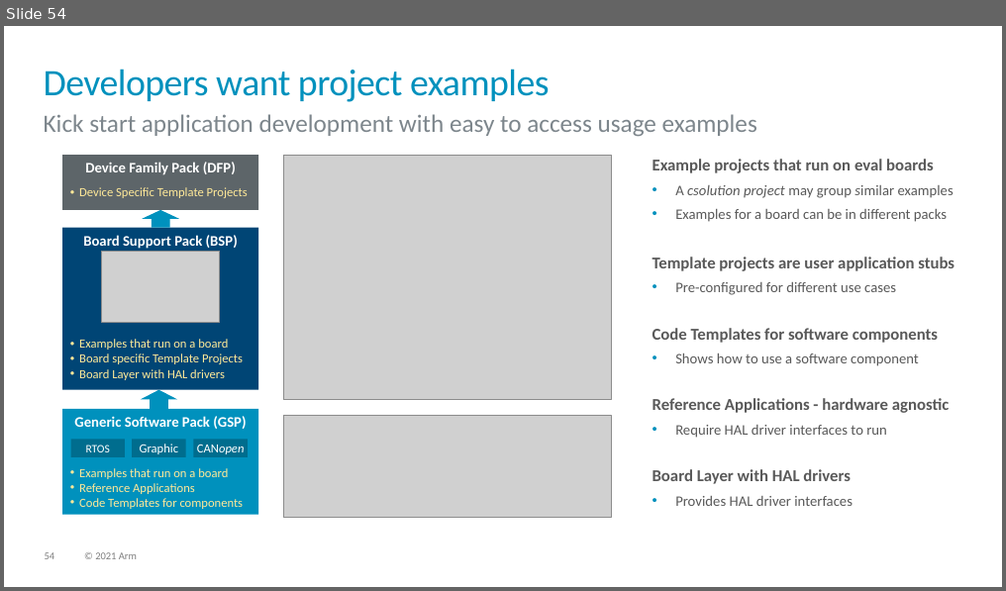
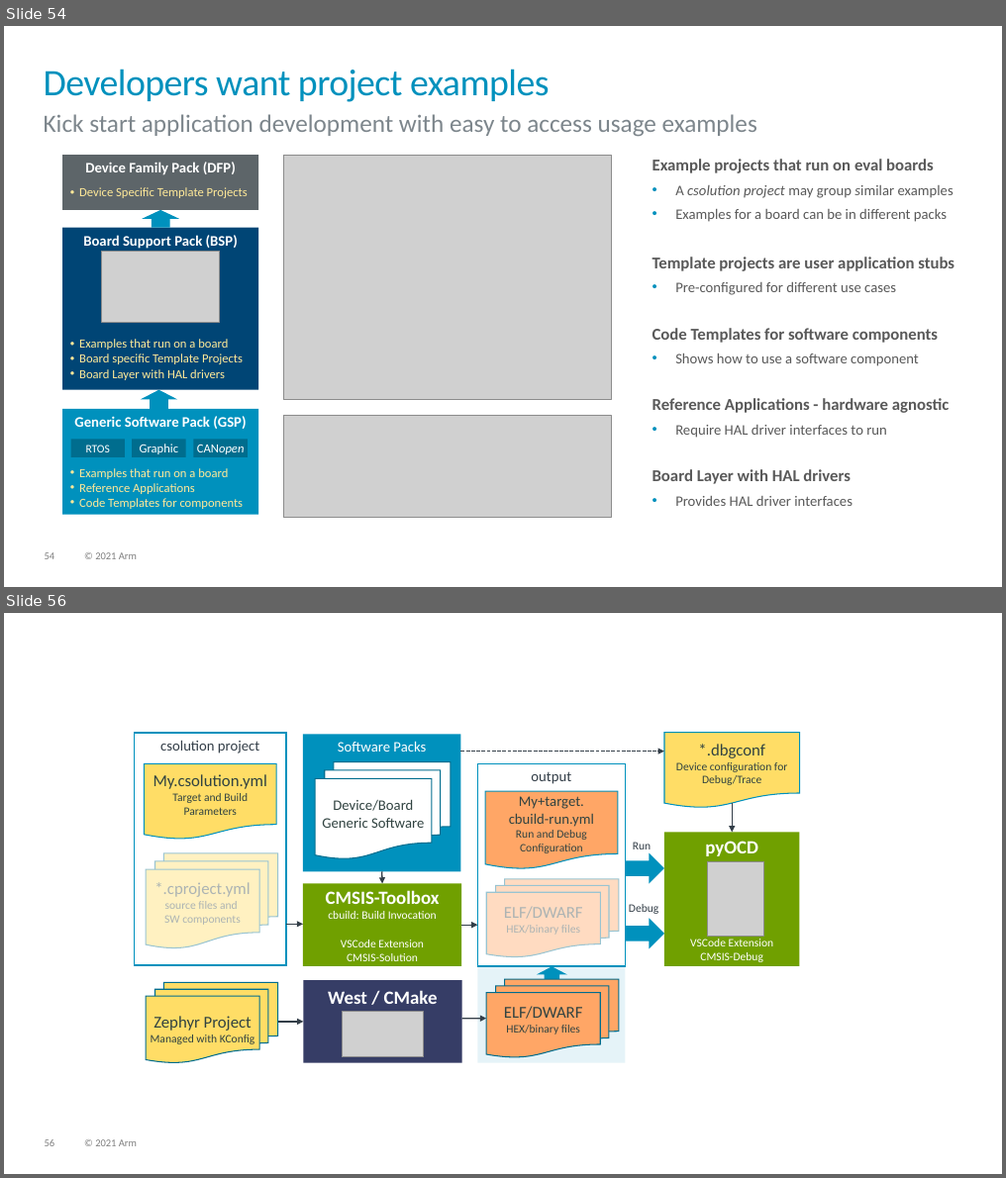
Before and after one commit to Open-CMSIS-Pack/cmsis-toolbox, a slide deck: docs/images/overview.pptx. Shown one above the other, each under a label of ours: slide 54 before the commit, slides 54 and 56 after it; the slides between them are not shown. The pictures are 1006x591 and 1006x1178 pixels, drawn with LibreOffice and Linux fonts; fonts in the diff are those of the drawing; grey boxes stand for pictures. Boxes give left, top, right and bottom in pixels: in the first picture for what was removed or moved away, otherwise in the second. Text is boxed around its words. In the diff, an @@ line names an element or a change of style, - is before the commit and + after.

Commit message:
Added usage information for cbuild-run

```diff
--- a/docs/images/overview.pptx
+++ b/docs/images/overview.pptx
@@ slide 56 added at (4, 613, 1002, 1174), background #FFFFFF; not listed: 2 template elements that a slide beside it also shows @@
@@ rectangle added at (135, 733, 285, 965), outline #0091BD 1.25 pt, 14 pt, text #333E48 @@
+csolution project
@@ rectangle added at (303, 735, 460, 872), fill #0091BD, 14 pt, text #FFFFFF @@
+Software Packs
@@ arrow added from (460, 752) to (664, 752), #333E48 1.25 pt dashed @@
@@ flow chart document added at (664, 733, 800, 808), fill #FFDD66, outline #0091BD 1 pt, 11 pt, text #314341 @@
+*.dbgconf
+Device configuration for Debug/Trace
@@ flow chart document added at (144, 763, 276, 839), fill #FFDD66, outline #0091BD 1 pt, 11 pt, text #314341 @@
+My.csolution.yml
+Target and Build
+Parameters
@@ flow chart multidocument added at (315, 761, 450, 859), fill #FFFFFF, outline #006D8E 1 pt, 14 pt, text #314341 @@
+Device/Board
+Generic Software
@@ rectangle added at (478, 763, 626, 966), outline #0091BD 1.25 pt, 14 pt, text #333E48 @@
+output
@@ flow chart document added at (485, 791, 618, 869), fill #FFA666, outline #0091BD 1 pt, 14 pt, text #314341 @@
+My+target.
+cbuild-run.yml
+Run and Debug
+Configuration
@@ arrow added from (733, 803) to (733, 833), #333E48 1.25 pt @@
@@ rectangle added at (142, 845, 282, 957), fill #FFFFFF at 60% opacity @@
@@ text added at (633, 842, 650, 850), 11 pt, text #333E48 @@
+Run
@@ rectangle added at (664, 833, 800, 966), fill #70A000, 11 pt, text #FFFFFF @@
+pyOCD
+VSCode Extension
+CMSIS-Debug
@@ flow chart multidocument added at (146, 854, 278, 949), fill #FFDD66, outline #006D8E 1 pt, 11 pt, text #314341 @@
+*.cproject.yml
+source files and
+SW components
@@ arrow added from (382, 872) to (382, 884), #333E48 1.25 pt @@
@@ rectangle added at (481, 869, 621, 961), fill #FFFFFF at 60% opacity @@
@@ flow chart multidocument added at (487, 879, 620, 958), fill #FFA666, outline #006D8E 1 pt, 11 pt, text #314341 @@
+ELF/DWARF
+HEX/binary files
@@ right arrow added at (626, 854, 664, 884), fill #0091BD @@
@@ picture added at (707, 861, 764, 937) @@
@@ rectangle added at (303, 884, 461, 966), fill #70A000, 11 pt, text #FFFFFF @@
+CMSIS-Toolbox
+cbuild: Build Invocation
+VSCode Extension
+CMSIS-Solution
@@ text added at (629, 904, 658, 914), 11 pt, text #333E48 @@
+Debug
@@ arrow added from (286, 925) to (303, 925), #333E48 1.25 pt @@
@@ arrow added from (461, 925) to (478, 925), #333E48 1.25 pt @@
@@ right arrow added at (626, 919, 664, 950), fill #0091BD @@
@@ rectangle added at (478, 966, 626, 1062), fill #0091BD at 10% opacity @@
@@ right arrow added at (537, 967, 567, 983), fill #0091BD @@
@@ flow chart multidocument added at (146, 983, 278, 1062), fill #FFDD66, outline #006D8E 1 pt, 11 pt, text #314341 @@
+Zephyr Project
+Managed with KConfig
@@ rectangle added at (303, 980, 462, 1062), fill #363D66, 18 pt, text #FFFFFF, bold @@
+West / CMake
@@ flow chart multidocument added at (486, 980, 619, 1058), fill #FFA666, outline #006D8E 1 pt, 11 pt, text #314341 @@
+ELF/DWARF
+HEX/binary files
@@ arrow added from (278, 1022) to (303, 1022), #333E48 1.25 pt @@
@@ picture added at (342, 1012, 423, 1058) @@
@@ arrow added from (462, 1019) to (486, 1019), #333E48 1.25 pt @@
```
Also in this commit, not shown: 1 slide changed, 2 other files.
